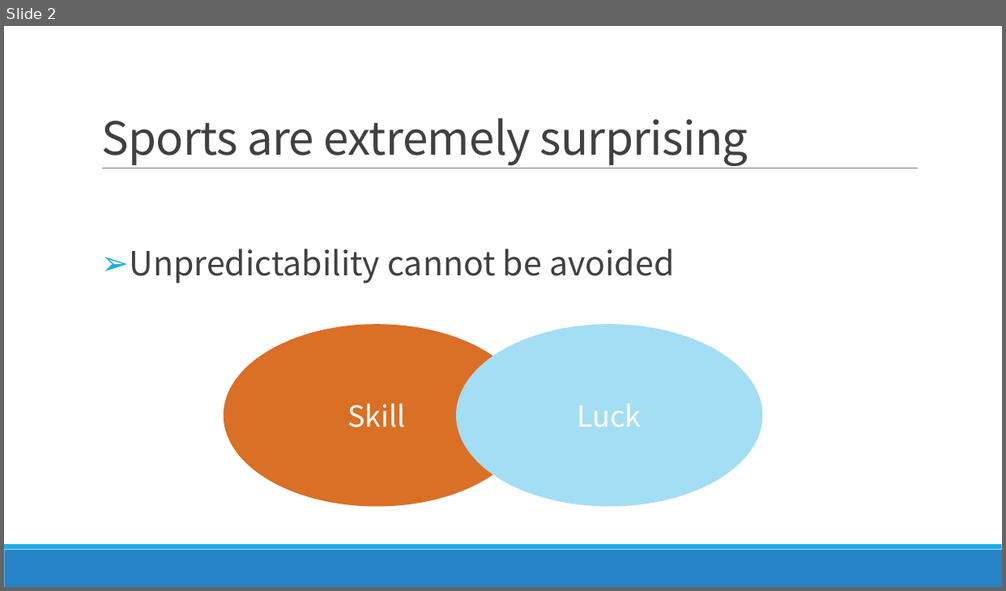
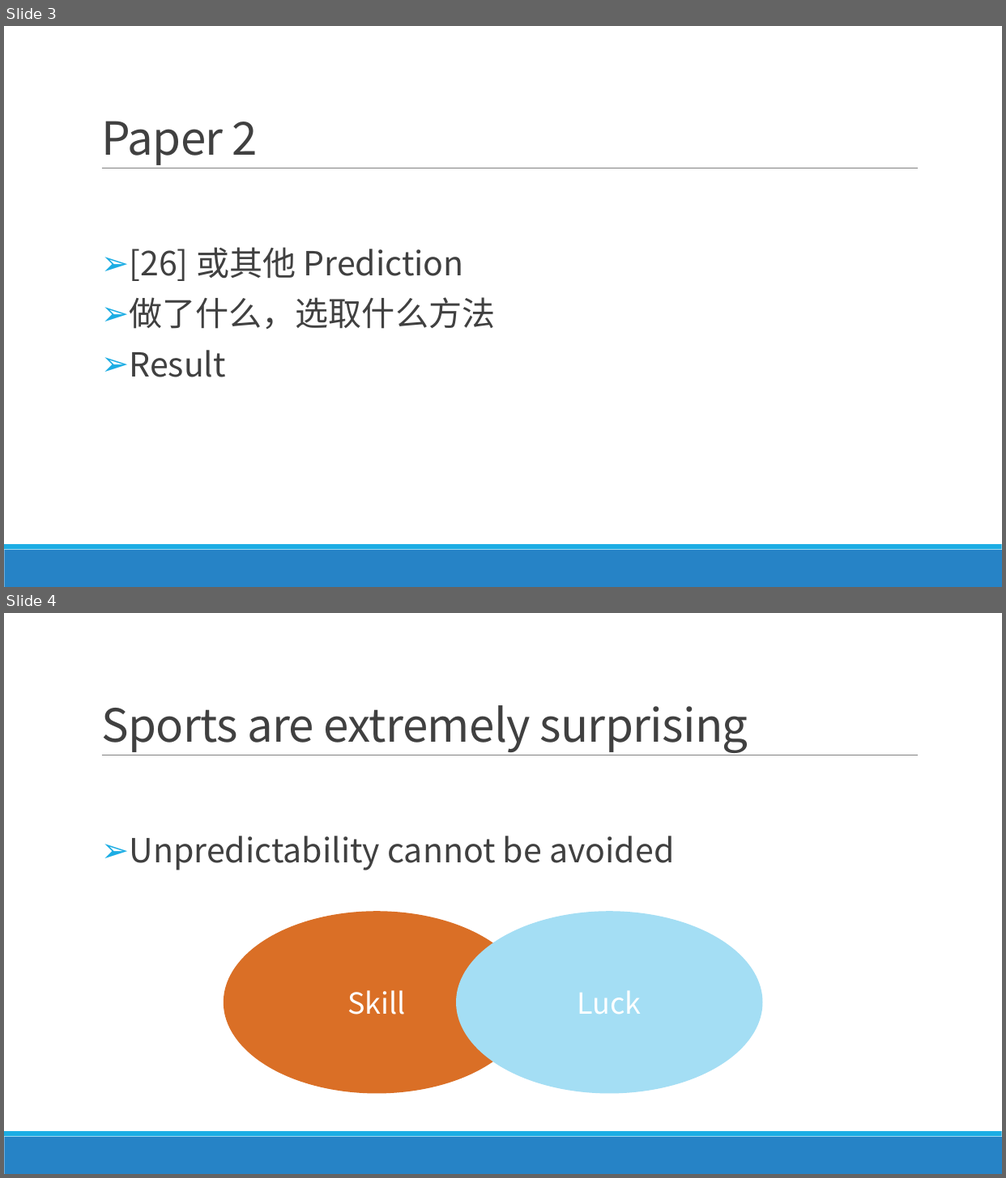
Before and after one commit to FindNorthStar/DataMining, a slide deck: homework_1/Luck is Hard to Beat The Difficulty of Sports Prediction.pptx. Shown one above the other, each under a label of ours: slide 2 before the commit, slides 3 and 4 after it. The pictures are 1006x591 and 1006x1178 pixels, drawn with LibreOffice and Linux fonts; fonts in the diff are those of the drawing. Boxes give left, top, right and bottom in pixels: in the first picture for what was removed or moved away, otherwise in the second. Text is boxed around its words. In the diff, an @@ line names an element or a change of style, - is before the commit and + after.

```diff
--- a/homework_1/Luck is Hard to Beat The Difficulty of Sports Prediction.pptx
+++ b/homework_1/Luck is Hard to Beat The Difficulty of Sports Prediction.pptx
@@ slide 3 added at [4, 26, 1002, 587], background #FFFFFF; not listed: 3 template elements that a slide beside it also shows @@
@@ title added at [101, 121, 258, 165], 44 pt, text #404040 @@
+Paper 2
@@ text added at [129, 247, 495, 378], 32 pt, text #404040 @@
+➢ [26] 或其他 Prediction
+➢ 做了什么，选取什么方法
+➢ Result
@@ what was slide 2 is now slide 4 @@
```
Also in this commit, not shown: 1 slide changed, 1 other slide added.
